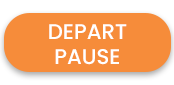
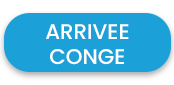
Layers edited between the first and the second 174×85 image:
renamed "DEPART PAUSE" to "ARRIVEE CONGE", painted on it over bbox(46, 24, 129, 65)
painted on "Rectangle 1" over bbox(4, 13, 171, 72)
hid "Rectangle 2" over bbox(4, 13, 171, 72)
